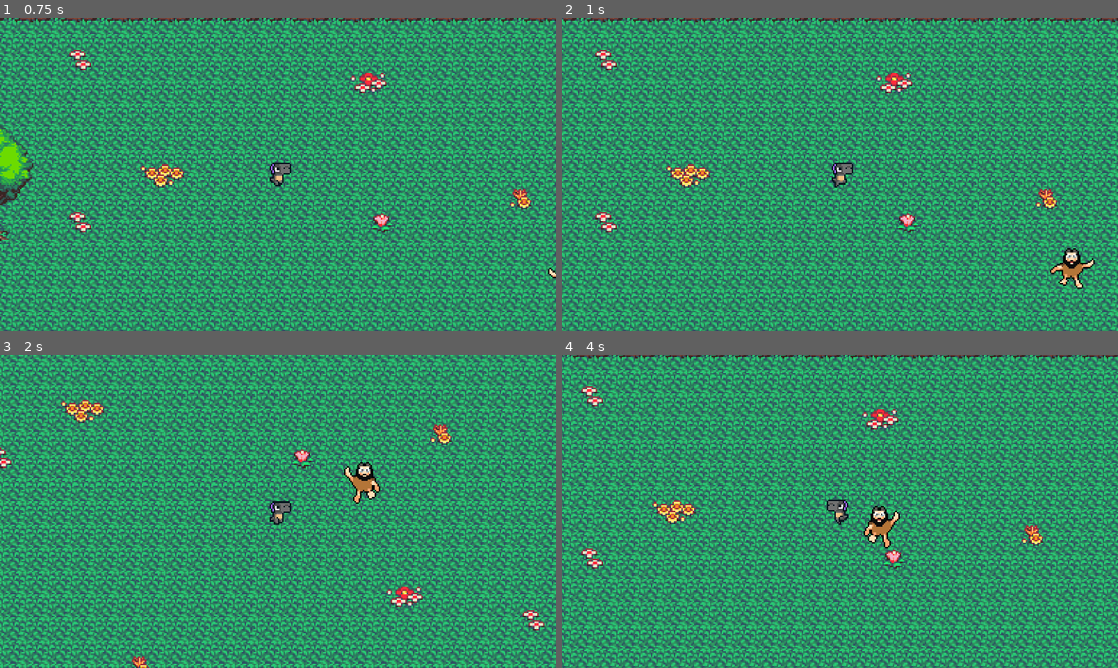
Above: before the commit, frames 1-4 (two rows, left to right).
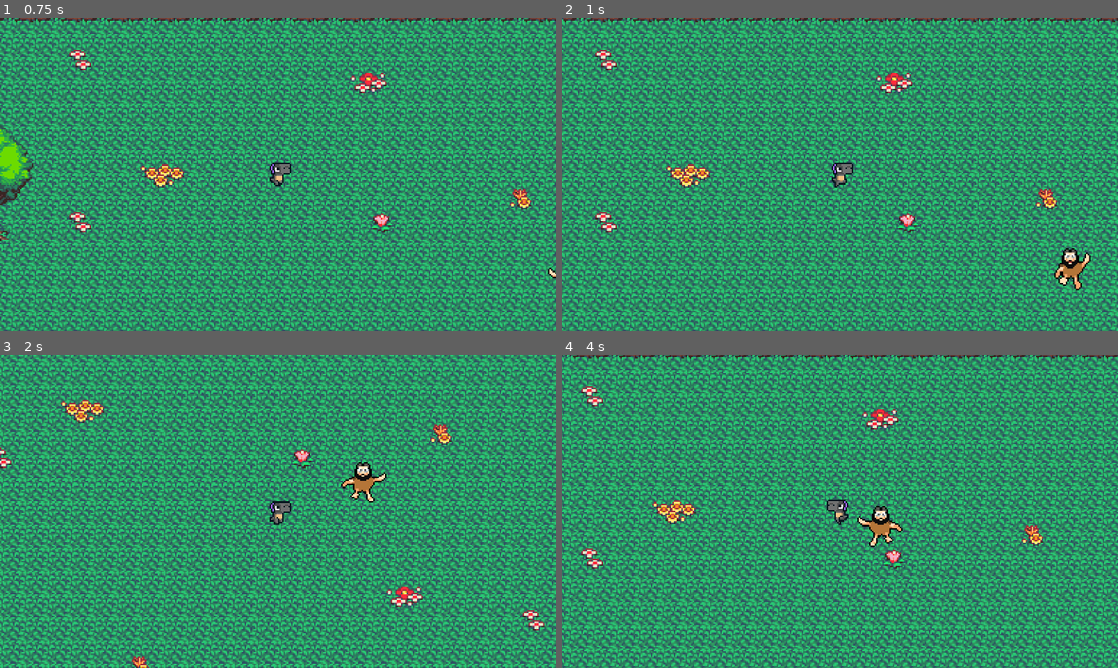
Above: after the commit, the same moments.

Repository: olive-rd/RH_Project2024
Game: Godot game, scene res://game_scene.tscn
Same seed, same stepped clock (60 frames per second), same inputs: the game is played once before the commit and once after it. This scene is started directly instead of the project's main scene.
Inputs:
- Up to frame 1 (0.75 s): hold Right (ui_right) from 0.53 s (still down)
- Up to frame 2 (1 s): keep holding Right (ui_right)
- Up to frame 3 (2 s): release Right (ui_right) at 1.28 s; hold Down (ui_down) from 1.28 s (still down)
- Up to frame 4 (4 s): release Down (ui_down) at 2.03 s; hold Right (ui_right) 2.03-2.78 s; hold Up (ui_up) 2.78-3.53 s; hold Left (ui_left) from 3.53 s (still down)

Frame 1 is identical in both runs. In frame 2, 0.3% of the frame differs, in the area x 87-96%, y 73-88%; in frame 3, 0.4%; in frame 4, 0.4%, in the area x 53-62%, y 48-62%.

Commit message:
Created mob health and mob death

Diff:
--- a/2d-project-start/mob.gd
+++ b/2d-project-start/mob.gd
@@ -1,4 +1,6 @@
 extends CharacterBody2D
+
+var health = 3
 
 @onready var player = get_node("/root/Game_scene/CharacterBody2D")
 
@@ -9,3 +11,10 @@
 	var direction = global_position.direction_to(player.global_position)
 	velocity = direction * 75.0
 	move_and_slide()
+
+func take_damage():
+	health -= 1
+
+	if health == 0:
+		$AnimatedSprite2D.play("death")
+		queue_free()
--- a/2d-project-start/mob.tscn
+++ b/2d-project-start/mob.tscn
@@ -209,8 +209,7 @@
 
 [node name="AnimatedSprite2D" type="AnimatedSprite2D" parent="."]
 sprite_frames = SubResource("SpriteFrames_tjrv8")
-animation = &"chasing"
-frame_progress = 0.135034
+animation = &"death"
 
 [node name="CollisionShape2D" type="CollisionShape2D" parent="."]
 position = Vector2(0, -2)
--- a/2d-project-start/project.godot
+++ b/2d-project-start/project.godot
@@ -76,7 +76,7 @@
 
 config/name="Your First 2D Game With Godot 4: START (GDQuest)"
 run/main_scene="res://player.tscn"
-config/features=PackedStringArray("4.1", "Forward Plus")
+config/features=PackedStringArray("4.2", "Forward Plus")
 config/icon="res://icon.png"
 
 [display]
